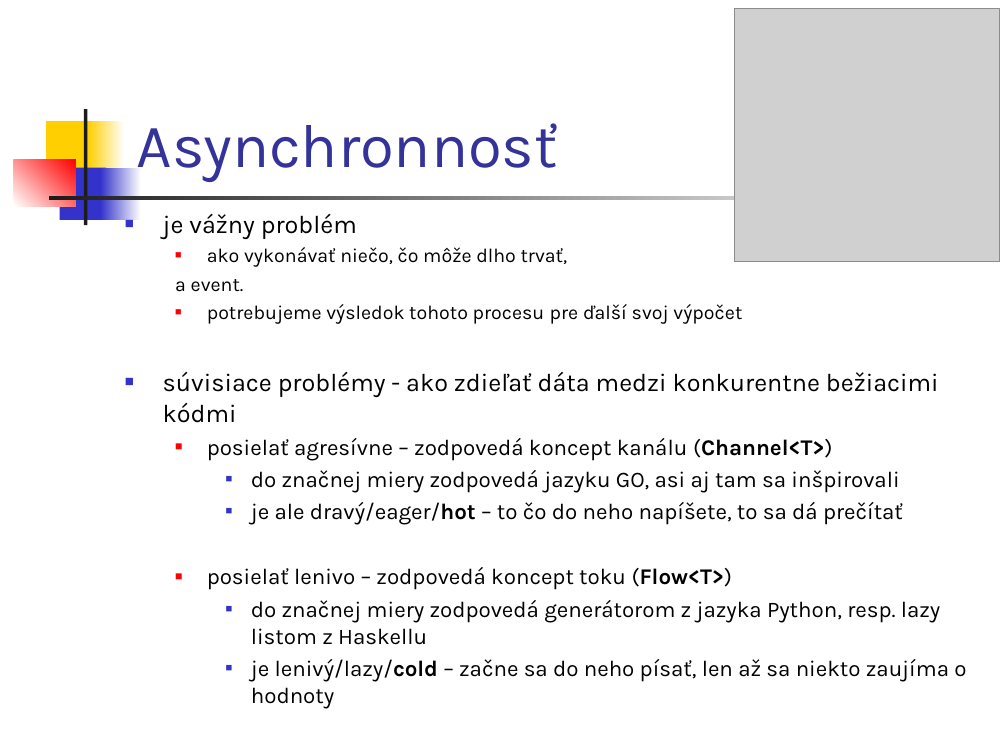
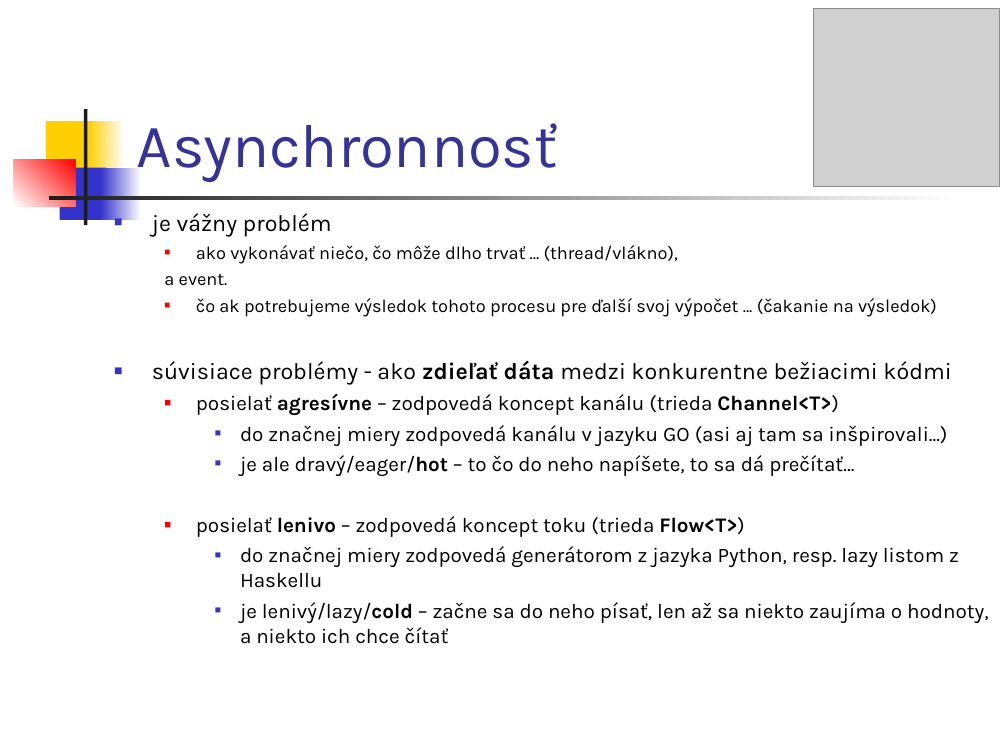
Before and after one commit to vmandro/Prednasky, a slide deck: slide 4 of 10/10_Android.ppt (slide 3 before the commit). Drawn at 1008x756 pixels with LibreOffice and Linux fonts; fonts in the diff are those of the drawing; grey boxes stand for pictures. Boxes give left, top, right and bottom in pixels: in the first picture for what was removed or moved away, otherwise in the second. Text is boxed around its words. In the diff, an @@ line names an element or a change of style, - is before the commit and + after.

```diff
--- a/10/10_Android.ppt
+++ b/10/10_Android.ppt
@@ picture resized from (x1=734, y1=9, x2=1000, y2=262) to (x1=813, y1=9, x2=1000, y2=186) @@
@@ text "je vážny problém" moved from (x1=163, y1=214, x2=966, y2=709) to (x1=152, y1=213, x2=989, y2=644) @@
@@ text at (x1=152, y1=213, x2=959, y2=588): size 18 to 16.6 pt in "je vážny problém", "súvisiace problémy - ako zdieľať dáta medzi ..."; size 14 to 12.9 pt in "a event."; bold on in "zdieľať dáta"; size 16 to 14.8 pt in "do značnej miery zodpovedá generátorom z jazyka ..." @@
@@ text at (x1=196, y1=245, x2=678, y2=264): text changed; size 14 to 12.9 pt @@
-  ■ ako vykonávať niečo, čo môže dlho trvať,
+  ■ ako vykonávať niečo, čo môže dlho trvať ... (thread/vlákno),
@@ text at (x1=196, y1=298, x2=937, y2=317): text changed; size 14 to 12.9 pt @@
-  ■ potrebujeme výsledok tohoto procesu pre ďalší svoj výpočet
+  ■ čo ak potrebujeme výsledok tohoto procesu pre ďalší svoj výpočet ... (čakanie na výsledok)
@@ text at (x1=196, y1=394, x2=948, y2=537): text changed; size 16 to 14.8 pt @@
-  ■ posielať agresívne – zodpovedá koncept kanálu (Channel<T>)
-    ■ do značnej miery zodpovedá jazyku GO, asi aj tam sa inšpirovali
-    ■ je ale dravý/eager/hot – to čo do neho napíšete, to sa dá prečítať
-  ■ posielať lenivo – zodpovedá koncept toku (Flow<T>)
+  ■ posielať agresívne – zodpovedá koncept kanálu (trieda Channel<T>)
+    ■ do značnej miery zodpovedá kanálu v jazyku GO (asi aj tam sa inšpirovali...)
+    ■ je ale dravý/eager/hot – to čo do neho napíšete, to sa dá prečítať…
+  ■ posielať lenivo – zodpovedá koncept toku (trieda Flow<T>)
@@ text at (x1=240, y1=602, x2=989, y2=644): text changed; size 16 to 14.8 pt @@
-    ■ je lenivý/lazy/cold – začne sa do neho písať, len až sa niekto zaujíma o hodnoty
+    ■ je lenivý/lazy/cold – začne sa do neho písať, len až sa niekto zaujíma o hodnoty, a niekto ich chce čítať
```
Also in this commit, not shown: 22 other slides changed, 6 slides added, 4 other files.
